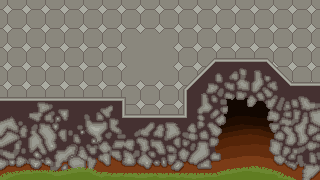
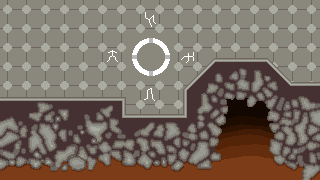
Revision of a layered 320 x 180 image; what changed, layer by layer:
hid "Start", painted on it over [0, 22, 296, 180]
added layer "runes Kopie" in group "Last Room" over [144, 12, 194, 101]
added layer "runes" in group "Last Room" over [107, 50, 118, 62]
added layer "Torus" in group "Last Room" over [132, 38, 170, 76]
painted on "Ebene 8 Kopie" over [3, 5, 316, 131]
